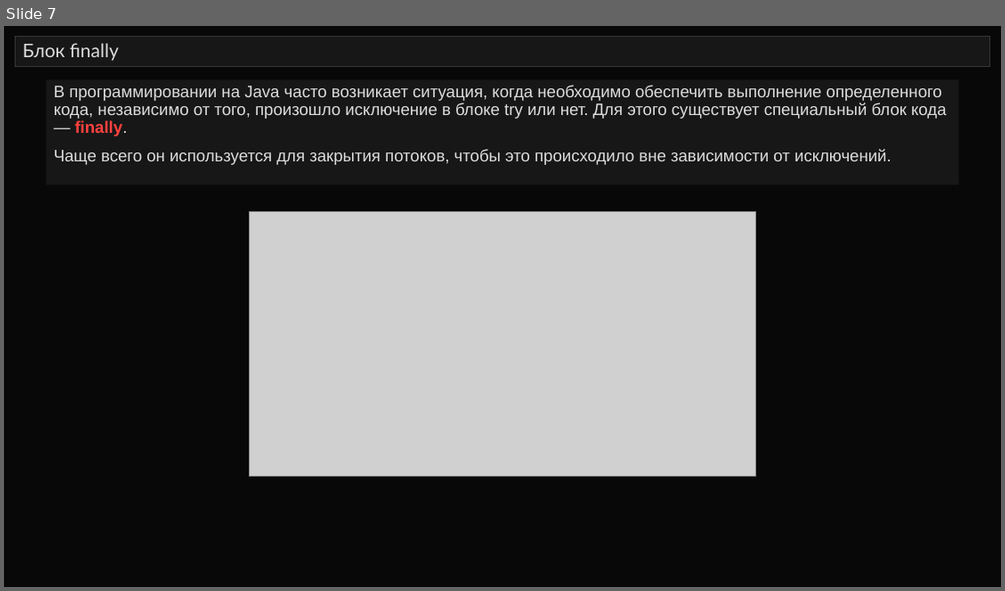
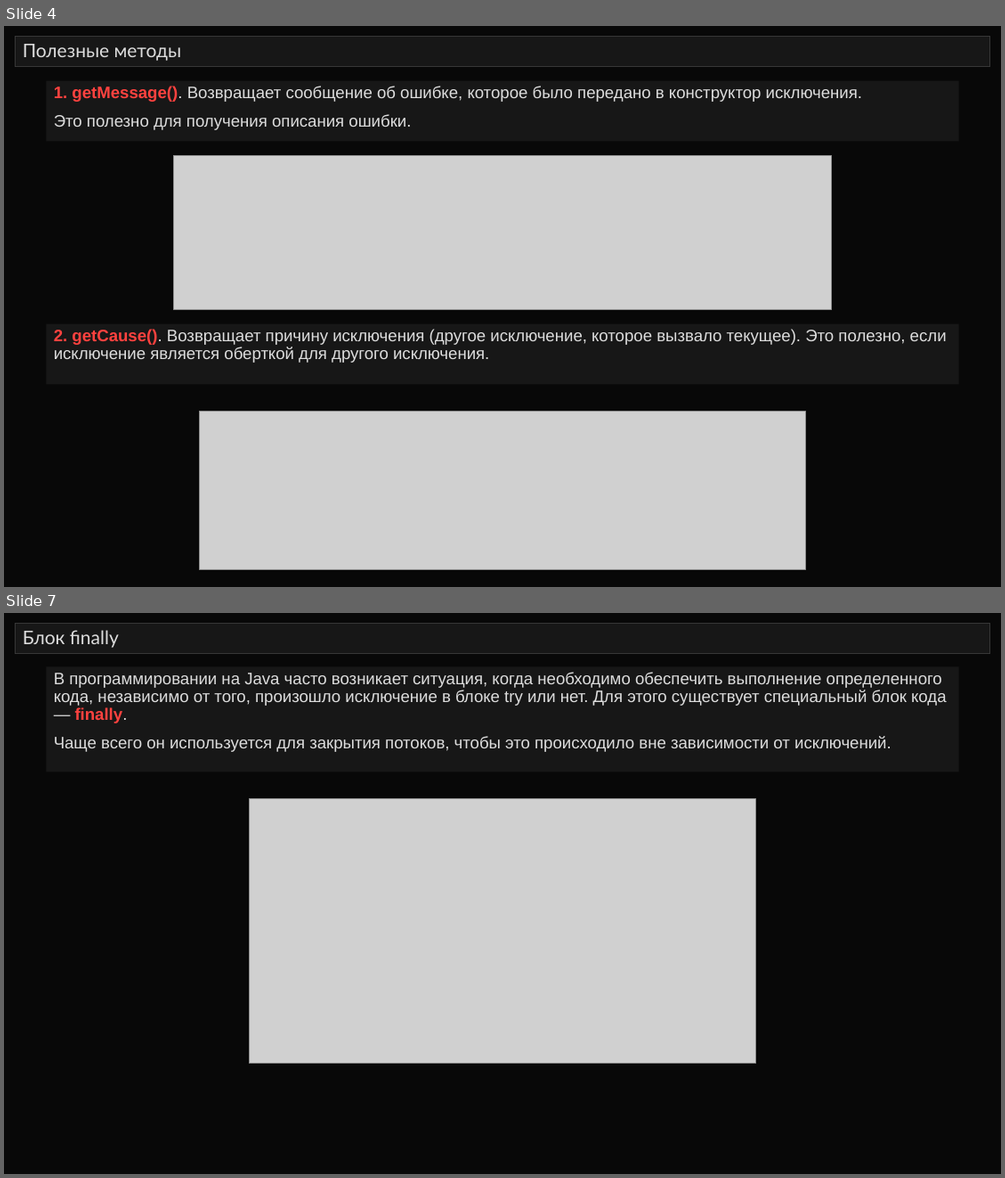
Before and after one commit to javalearn0110/SIB_Exceptios, a slide deck: Исключения_v1.pptx. Shown one above the other, each under a label of ours: slide 7 before the commit, slides 4 and 7 after it; the slides between them are not shown. The pictures are 1005x591 and 1005x1178 pixels, drawn with LibreOffice and Linux fonts; fonts in the diff are those of the drawing; grey boxes stand for pictures. Boxes give left, top, right and bottom in pixels: in the first picture for what was removed or moved away, otherwise in the second. Text is boxed around its words. In the diff, an @@ line names an element or a change of style, - is before the commit and + after.

```diff
--- a/Исключения_v1.pptx
+++ b/Исключения_v1.pptx
@@ slide 4 added at bbox=[4, 26, 1001, 587], background #080808 @@
@@ title added at bbox=[16, 37, 990, 66], fill #171717, outline #373737 0.75 pt, 18 pt, text #DDDDDD @@
+Полезные методы
@@ rectangle added at bbox=[46, 80, 958, 141], fill #171717, 16 pt, text #DDDDDD @@
+1. getMessage(). Возвращает сообщение об ошибке, которое было передано в конструктор исключения.
+Это полезно для получения описания ошибки.
@@ picture added at bbox=[174, 156, 832, 309] @@
@@ rectangle added at bbox=[46, 323, 958, 384], fill #171717, 16 pt, text #DDDDDD @@
+2. getCause(). Возвращает причину исключения (другое исключение, которое вызвало текущее). Это полезно, если исключение является оберткой для другого исключения.
@@ picture added at bbox=[199, 411, 806, 569] @@
```
Also in this commit, not shown: 1 slide changed, 3 other slides added, 3 other files.
